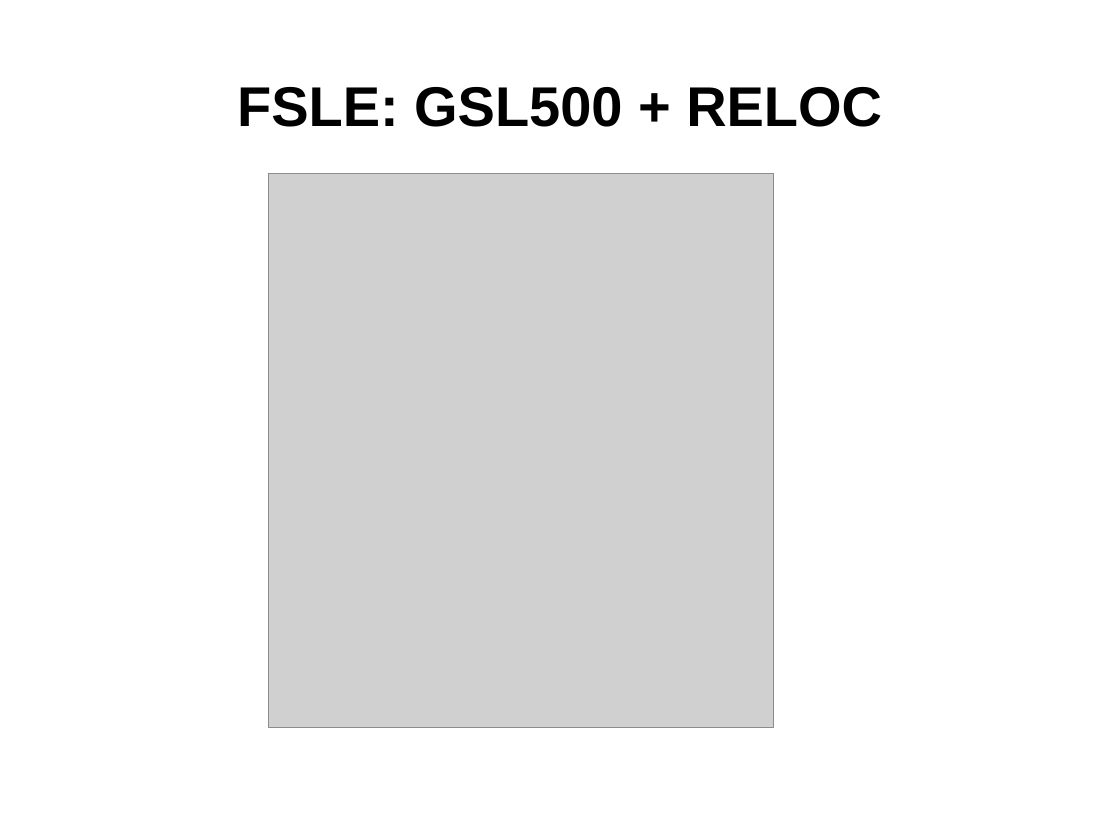
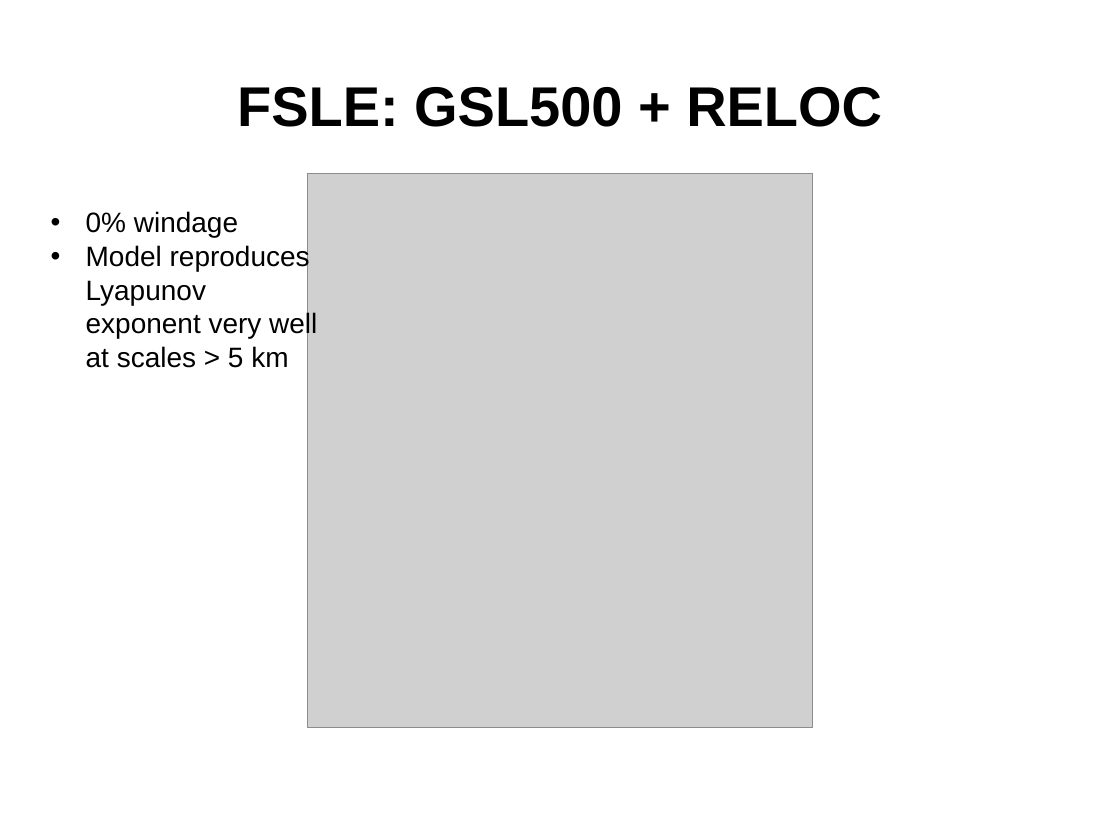
Before and after one commit to nsoontie/velocity-error, a slide deck: slide 18 of presentations/MOI-CONCEPTS-2021/Soontiens_Sutherland_drift_DFO-MOI.pptx. Drawn at 1120x840 pixels with LibreOffice and Linux fonts; fonts in the diff are those of the drawing; grey boxes stand for pictures; background and template pictures are left out. Boxes give left, top, right and bottom in pixels: in the first picture for what was removed or moved away, otherwise in the second. Text is boxed around its words. In the diff, an @@ line names an element or a change of style, - is before the commit and + after.

```diff
--- a/presentations/MOI-CONCEPTS-2021/Soontiens_Sutherland_drift_DFO-MOI.pptx
+++ b/presentations/MOI-CONCEPTS-2021/Soontiens_Sutherland_drift_DFO-MOI.pptx
@@ picture: place and size @@
-picture at [269,174,773,728]
+picture at [308,174,812,728]
@@ text added at [86,211,317,368], 18 pt, text #000000 @@
+• 0% windage
+• Model reproduces Lyapunov exponent very well at scales > 5 km
```
Also in this commit, not shown: 8 other slides changed.
